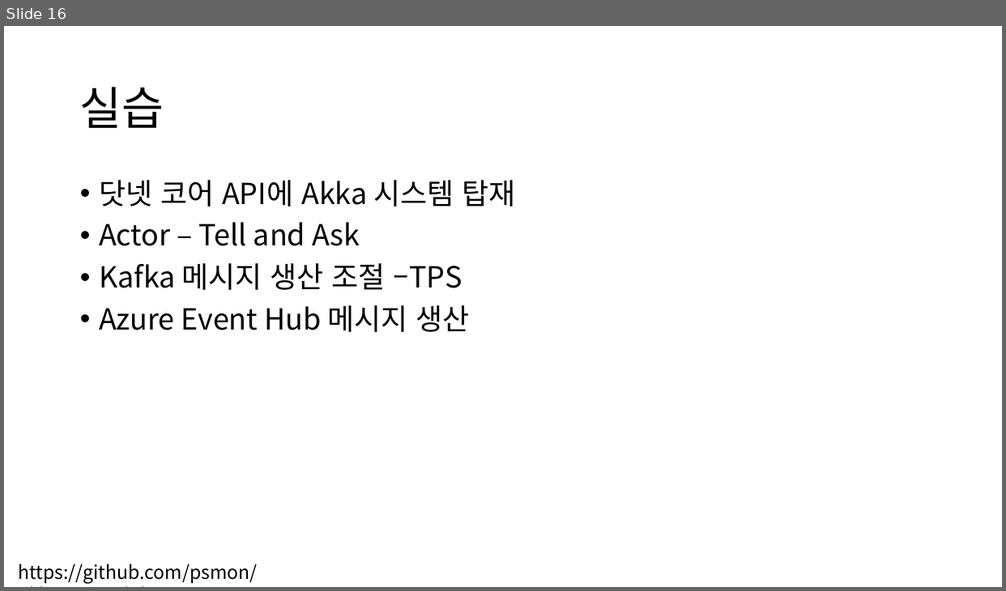
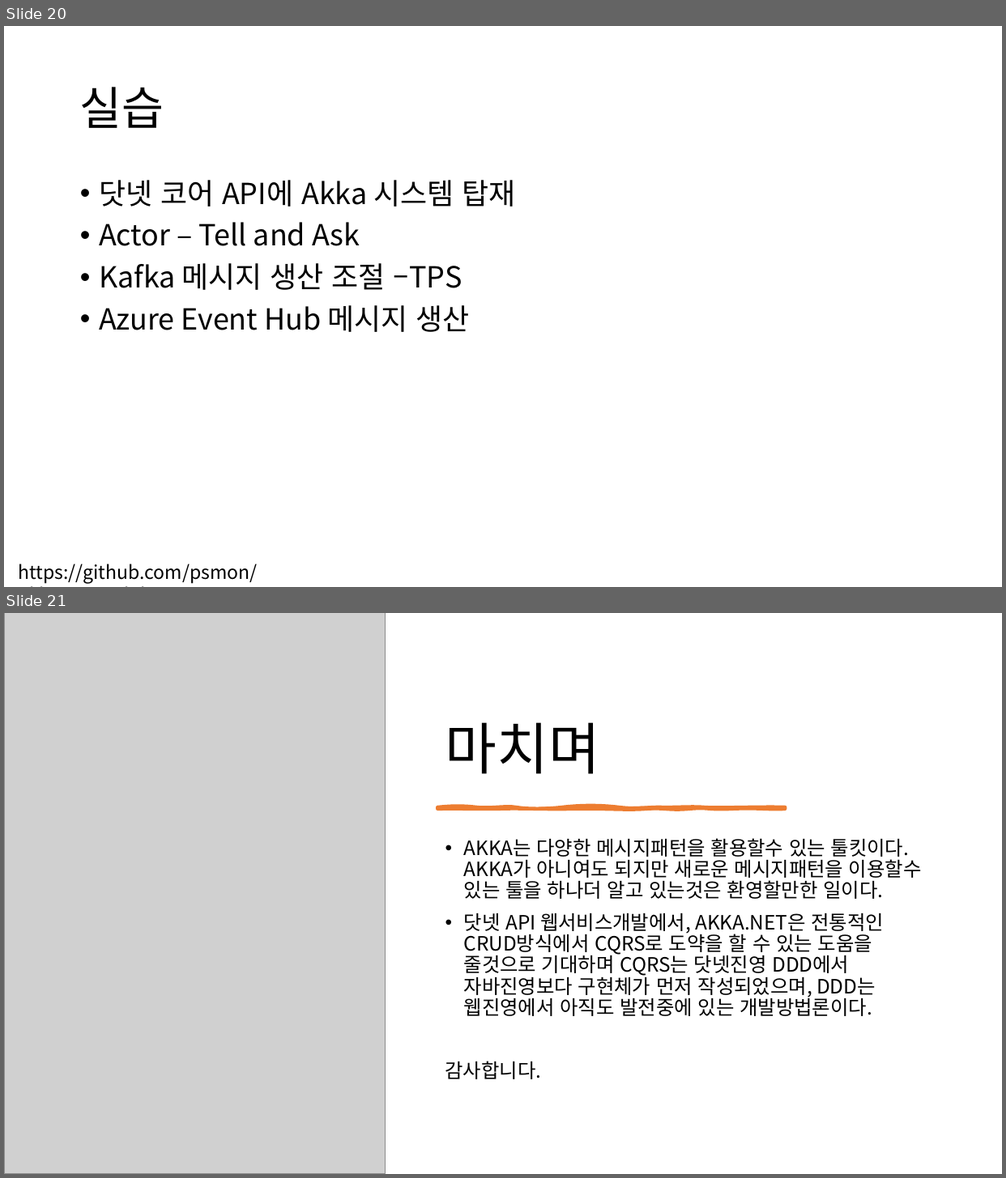
Before and after one commit to psmon/AkkaDotModule, a slide deck: Doc/DotCoreApiWithAkka.pptx. Shown one above the other, each under a label of ours: slide 16 before the commit, slides 20 and 21 after it. The pictures are 1006x591 and 1006x1178 pixels, drawn with LibreOffice and Linux fonts; fonts in the diff are those of the drawing; grey boxes stand for pictures. Boxes give left, top, right and bottom in pixels: in the first picture for what was removed or moved away, otherwise in the second. Text is boxed around its words. In the diff, an @@ line names an element or a change of style, - is before the commit and + after.

```diff
--- a/Doc/DotCoreApiWithAkka.pptx
+++ b/Doc/DotCoreApiWithAkka.pptx
@@ slide 21 added at [4, 613, 1002, 1174], background #FFFFFF @@
@@ picture added at [4, 613, 385, 1174] @@
@@ title added at [445, 722, 600, 774], 54 pt, text #000000 @@
+마치며
@@ freeform shape added at [437, 807, 785, 809], fill #ED7D31, outline #ED7D31 3.5 pt @@
@@ text added at [445, 838, 922, 1080], 19 pt, text #000000 @@
+• AKKA는 다양한 메시지패턴을 활용할수 있는 툴킷이다. AKKA가 아니여도 되지만 새로운 메시지패턴을 이용할수 있는 툴을 하나더 알고 있는것은 환영할만한 일이다.
+• 닷넷 API 웹서비스개발에서, AKKA.NET은 전통적인 CRUD방식에서 CQRS로 도약을 할 수 있는 도움을 줄것으로 기대하며 CQRS는 닷넷진영 DDD에서 자바진영보다 구현체가 먼저 작성되었으며, DDD는 웹진영에서 아직도 발전중에 있는 개발방법론이다.
+감사합니다.
@@ what was slide 16 is now slide 20 @@
```
Also in this commit, not shown: 5 slides changed, 10 other slides added, 6 slides removed.
